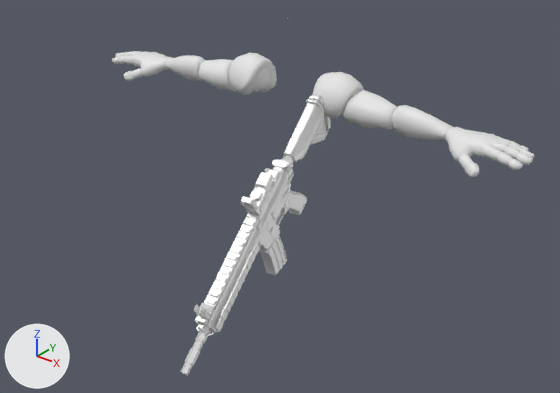
An edit to the Blender file NBender/animazioni/FP/M4 Animazioni.blend, drawn before and after from the same camera.
Camera for both pictures: a 50 mm lens placed at (1.639, -2.11, 2.311), pointed at (0.213, -0.327, 1.205). The axes (+X, +Y, +Z) are drawn at lower left. The lights are the same throughout.

Names of what the first picture shows: 'AR_M_Barrel', 'AR_M_BarrelGuard', 'AR_M_Bolt', 'AR_M_Grip', 'AR_M_Mag.001', 'AR_M_Receiver_Down', 'AR_M_Receiver_Up', 'AR_M_Sight_Front', 'AR_M_Stock', 'HumanM_BodyMesh', 'Optic_B.001'.
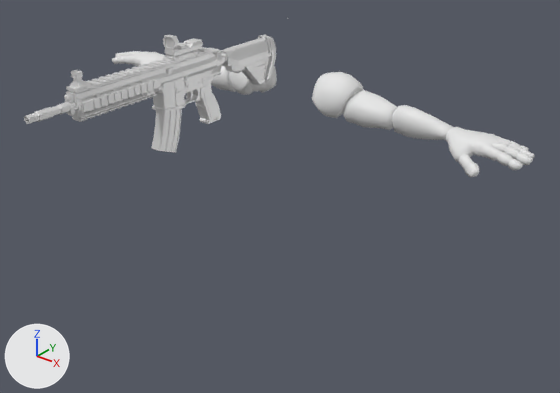
Changed parts and their boxes [x1, y1, x2, y2] in the pictures (560 x 393 px):
'AR_M_BarrelGuard', moved, turned
    before: [195, 233, 260, 334]
    after: [64, 63, 160, 122]
'AR_M_Stock', moved, turned
    before: [284, 94, 331, 162]
    after: [220, 34, 276, 85]
'AR_M_Receiver_Up', moved, turned
    before: [238, 167, 289, 245]
    after: [150, 47, 217, 89]
'AR_M_Receiver_Down', moved, turned
    before: [258, 154, 294, 254]
    after: [152, 52, 227, 112]
'AR_M_Mag.001', moved, turned
    before: [260, 236, 287, 275]
    after: [151, 108, 182, 153]
'Optic_B.001', moved, turned
    before: [240, 172, 273, 215]
    after: [163, 35, 203, 62]
'AR_M_Barrel', moved, turned
    before: [180, 324, 214, 375]
    after: [24, 94, 78, 124]
'AR_M_Grip', moved, turned
    before: [284, 184, 307, 215]
    after: [195, 76, 221, 124]
'AR_M_Sight_Front', moved, turned
    before: [193, 303, 214, 320]
    after: [70, 69, 92, 91]
'AR_M_Bolt', moved, turned
    before: [272, 159, 289, 169]
    after: [209, 48, 221, 55]
'Optic_B_Lens.001', moved
    before: [242, 202, 253, 207]
    after: [165, 37, 174, 48]
'AR_M_Trigger', moved (not visible before)
    after: [186, 91, 193, 100]

Patch to the scene script:
```diff
--- a/NBender/animazioni/FP/M4 Animazioni.blend.py
+++ b/NBender/animazioni/FP/M4 Animazioni.blend.py
@@ ob_ar_m_barrel @@
 ob_ar_m_barrel = bpy.data.objects.new('AR_M_Barrel', me_cylinder_314)
-ob_ar_m_barrel.location = (0.245, -0.636, 1.016)
-ob_ar_m_barrel.rotation_euler = (2.22, -0.014, 0.13)  # degrees (127, -0.8, 7.4)
+ob_ar_m_barrel.location = (-0.095, -0.734, 1.597)
+ob_ar_m_barrel.rotation_euler = (1.571, 0.0, 0.0)  # degrees (90, 0, 0)
@@ ob_ar_m_barrelguard @@
 ob_ar_m_barrelguard = bpy.data.objects.new('AR_M_BarrelGuard', me_立方体_268)
-ob_ar_m_barrelguard.location = (0.25, -0.667, 0.987)
-ob_ar_m_barrelguard.rotation_euler = (2.22, -0.014, 0.13)  # degrees (127, -0.8, 7.4)
+ob_ar_m_barrelguard.location = (-0.095, -0.776, 1.592)
+ob_ar_m_barrelguard.rotation_euler = (1.571, 0.0, 0.0)  # degrees (90, 0, 0)
@@ ob_ar_m_bolt @@
 ob_ar_m_bolt = bpy.data.objects.new('AR_M_Bolt', me_cube_835)
-ob_ar_m_bolt.location = (0.199, -0.315, 1.302)
-ob_ar_m_bolt.rotation_euler = (2.22, -0.014, 0.13)  # degrees (127, -0.8, 7.4)
+ob_ar_m_bolt.location = (-0.095, -0.302, 1.629)
+ob_ar_m_bolt.rotation_euler = (1.571, 0.0, 0.0)  # degrees (90, 0, 0)
@@ ob_ar_m_grip @@
 ob_ar_m_grip = bpy.data.objects.new('AR_M_Grip', me_cube_836)
-ob_ar_m_grip.location = (0.196, -0.281, 1.172)
-ob_ar_m_grip.rotation_euler = (2.22, -0.014, 0.13)  # degrees (127, -0.8, 7.4)
+ob_ar_m_grip.location = (-0.095, -0.354, 1.504)
+ob_ar_m_grip.rotation_euler = (1.571, 0.0, 0.0)  # degrees (90, 0, 0)
@@ ob_ar_m_mag_001 @@
 ob_ar_m_mag_001 = bpy.data.objects.new('AR_M_Mag.001', me_cube_837)
-ob_ar_m_mag_001.location = (0.211, -0.379, 1.029)
-ob_ar_m_mag_001.rotation_euler = (2.22, -0.014, 0.13)  # degrees (127, -0.8, 7.4)
+ob_ar_m_mag_001.location = (-0.095, -0.519, 1.45)
+ob_ar_m_mag_001.rotation_euler = (1.571, 0.0, 0.0)  # degrees (90, 0, 0)
@@ ob_ar_m_receiver_down @@
 ob_ar_m_receiver_down = bpy.data.objects.new('AR_M_Receiver_Down', me_立方体_266)
-ob_ar_m_receiver_down.location = (0.212, -0.395, 1.154)
-ob_ar_m_receiver_down.rotation_euler = (2.22, -0.014, 0.13)  # degrees (127, -0.8, 7.4)
+ob_ar_m_receiver_down.location = (-0.095, -0.457, 1.56)
+ob_ar_m_receiver_down.rotation_euler = (1.571, 0.0, 0.0)  # degrees (90, 0, 0)
@@ ob_ar_m_receiver_up @@
 ob_ar_m_receiver_up = bpy.data.objects.new('AR_M_Receiver_Up', me_立方体_265)
-ob_ar_m_receiver_up.location = (0.214, -0.415, 1.18)
-ob_ar_m_receiver_up.rotation_euler = (2.22, -0.014, 0.13)  # degrees (127, -0.8, 7.4)
+ob_ar_m_receiver_up.location = (-0.095, -0.457, 1.592)
+ob_ar_m_receiver_up.rotation_euler = (1.571, 0.0, 0.0)  # degrees (90, 0, 0)
@@ ob_ar_m_sight_front @@
 ob_ar_m_sight_front = bpy.data.objects.new('AR_M_Sight_Front', me_立方体_272)
-ob_ar_m_sight_front.location = (0.259, -0.738, 0.994)
-ob_ar_m_sight_front.rotation_euler = (2.22, -0.014, 0.13)  # degrees (127, -0.8, 7.4)
+ob_ar_m_sight_front.location = (-0.095, -0.829, 1.642)
+ob_ar_m_sight_front.rotation_euler = (1.571, 0.0, 0.0)  # degrees (90, 0, 0)
@@ ob_ar_m_stock @@
 ob_ar_m_stock = bpy.data.objects.new('AR_M_Stock', me_cube_838)
-ob_ar_m_stock.location = (0.183, -0.199, 1.351)
-ob_ar_m_stock.rotation_euler = (2.22, -0.014, 0.13)  # degrees (127, -0.8, 7.4)
+ob_ar_m_stock.location = (-0.095, -0.179, 1.597)
+ob_ar_m_stock.rotation_euler = (1.571, 0.0, 0.0)  # degrees (90, 0, 0)
@@ ob_ar_m_trigger @@
 ob_ar_m_trigger = bpy.data.objects.new('AR_M_Trigger', me_立方体_267)
-ob_ar_m_trigger.location = (0.205, -0.345, 1.157)
+ob_ar_m_trigger.location = (-0.095, -0.414, 1.532)
 ob_ar_m_trigger.rotation_euler = (2.22, -0.014, 0.13)  # degrees (127, -0.8, 7.4)
@@ ob_optic_b_001 @@
 ob_optic_b_001 = bpy.data.objects.new('Optic_B.001', me_立方体_001)
-ob_optic_b_001.location = (0.214, -0.424, 1.238)
-ob_optic_b_001.rotation_euler = (2.22, -0.014, 0.13)  # degrees (127, -0.8, 7.4)
+ob_optic_b_001.location = (-0.095, -0.429, 1.644)
+ob_optic_b_001.rotation_euler = (1.571, 0.0, 0.0)  # degrees (90, 0, 0)
@@ ob_optic_b_lens_001 @@
 ob_optic_b_lens_001 = bpy.data.objects.new('Optic_B_Lens.001', me_立方体_006)
-ob_optic_b_lens_001.location = (0.223, -0.494, 1.25)
+ob_optic_b_lens_001.location = (-0.095, -0.478, 1.696)
 ob_optic_b_lens_001.rotation_euler = (2.22, -0.014, 0.13)  # degrees (127, -0.8, 7.4)
```
